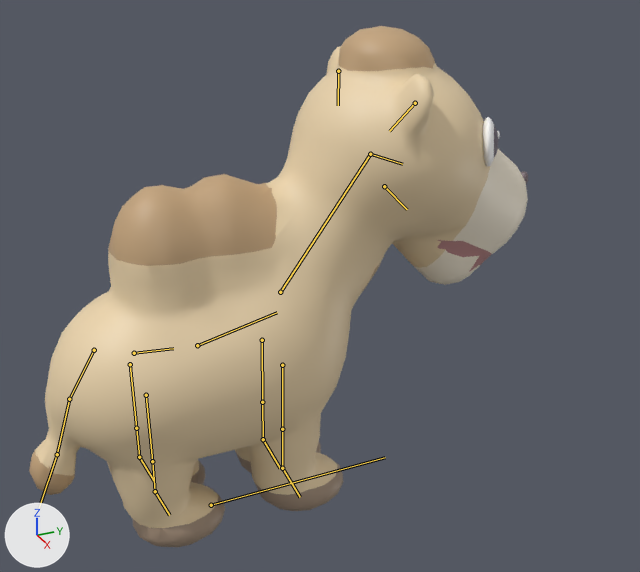
Renders of the glTF model game/art/models/battle/wild_bactrian_camel.glb from each side of a commit.
The view is the same before and after, from a 50 mm camera at (2.6, -0.75, 2.11) aimed at (0.01, 0.42, 0.82). The lights are fixed; the arrows at lower left show +X, +Y and +Z. The older version comes first. Both versions are drawn at frame 9 of the action 'attack'; the numbers are the values there. The bones that bend it are drawn over the model as lines.

Names of what the first picture shows: 'wild_bactrian_camel_toon', 'wild_bactrian_camel_toon_face'.
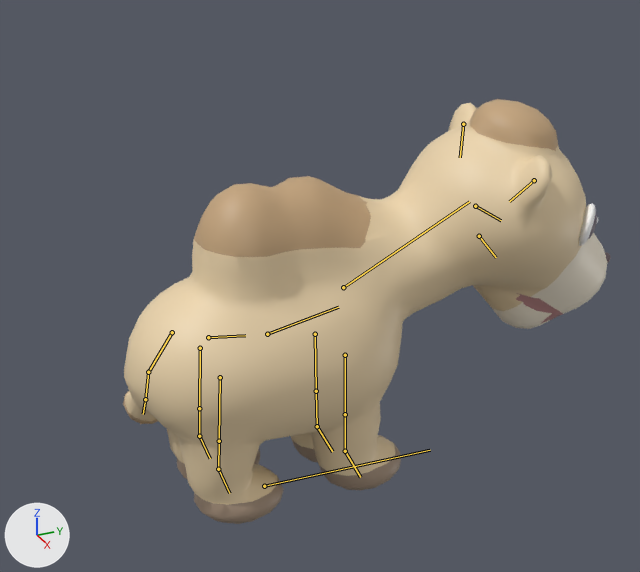
Pixel boxes [x1, y1, x2, y2] of what changed, in the pictures (640 x 572 px):
'wild_bactrian_camel_toon', posed (18% shorter): before [29, 26, 528, 547]; after [123, 99, 611, 524]
'wild_bactrian_camel_toon_face', posed: before [483, 117, 500, 167]; after [579, 203, 599, 246]
bone 'root', root to tip: before (211, 505) to (385, 457); after (264, 486) to (430, 450)
bone 'chest', root to tip: before (197, 345) to (277, 312); after (267, 334) to (338, 307)
bone 'neck', root to tip: before (280, 292) to (370, 154); after (343, 287) to (469, 201)
bone 'head', root to tip: before (370, 154) to (402, 164); after (475, 206) to (501, 220)
bone 'jaw', root to tip: before (384, 186) to (407, 209); after (479, 236) to (496, 257)
bone 'ear.L', root to tip: before (338, 71) to (338, 105); after (463, 124) to (460, 157)
bone 'ear.R', root to tip: before (415, 103) to (389, 131); after (534, 180) to (509, 201)
bone 'fl_upper.L', root to tip: before (262, 340) to (262, 402); after (315, 334) to (316, 391)
bone 'fl_upper.R', root to tip: before (282, 365) to (282, 429); after (345, 355) to (345, 414)
bone 'tail1', root to tip: before (94, 350) to (69, 399); after (172, 332) to (148, 372)
bone 'tail2', root to tip: before (69, 399) to (57, 454); after (148, 372) to (145, 399)
bone 'tail3', root to tip: before (57, 454) to (39, 508); after (145, 399) to (143, 414)

The edits, one by one:
Bone 'root' (bone_root) moves from (0.0, -0.02, 0.0) to (0.0, 0.194, 0.021).
Bone 'root' (bone_root) turns from (0, 0, 0) to (-4, 0, 0) degrees about its own x, y and z.
Bone 'root' (bone_root) is rescaled from (1.0, 1.0, 1.0) to (1.02, 1.0, 0.95).
Bone 'chest' (bone_chest) turns from (-1, 0, 0) to (-4, 0, 8) degrees about its own x, y and z.
Bone 'neck' (bone_neck) turns from (-6, 0, 0) to (-18, 0, -16) degrees about its own x, y and z.
Bone 'head' (bone_head) moves from (0.0, 0.0, 0.0) to (0.0, 0.039, 0.0).
Bone 'head' (bone_head) turns from (-1, 0, 0) to (8, 0, -8) degrees about its own x, y and z.
Bone 'jaw' (bone_jaw) turns from (-18, 0, 0) to (-13, 0, 0) degrees about its own x, y and z.
Bone 'ear.L' (bone_ear_l) turns from (-6, 0, 0) to (6, 0, 5) degrees about its own x, y and z.
Bone 'ear.R' (bone_ear_r) turns from (-6, 0, 0) to (6, 0, -5) degrees about its own x, y and z.
Bone 'fl_upper.L' (bone_fl_upper_l) turns from (0, 0, 0) to (8, 0, 0) degrees about its own x, y and z.
Bone 'fl_upper.R' (bone_fl_upper_r) turns from (0, 0, 0) to (8, 0, 0) degrees about its own x, y and z.
Bone 'tail1' (bone_tail1) turns from (0, 0, 0) to (8, 0, 13) degrees about its own x, y and z.
Bone 'tail2' (bone_tail2) turns from (0, 0, 0) to (10, 0, 20) degrees about its own x, y and z.
Bone 'tail3' (bone_tail3) turns from (0, 0, 0) to (6, 0, 12) degrees about its own x, y and z.
